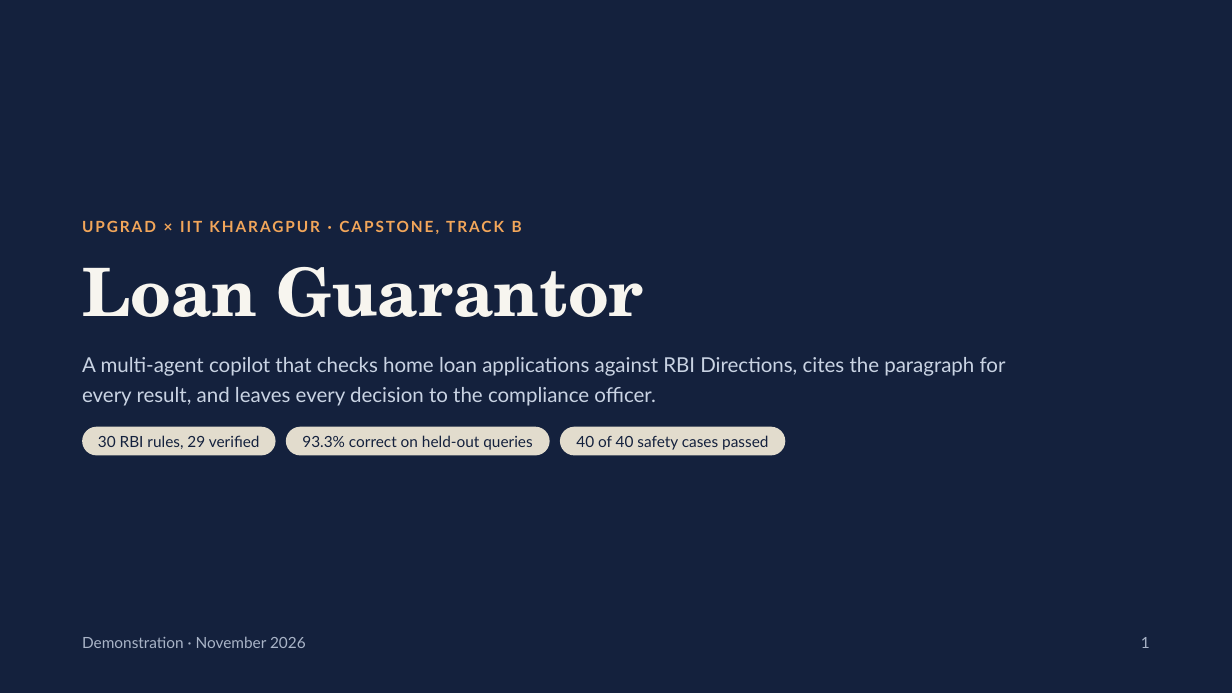
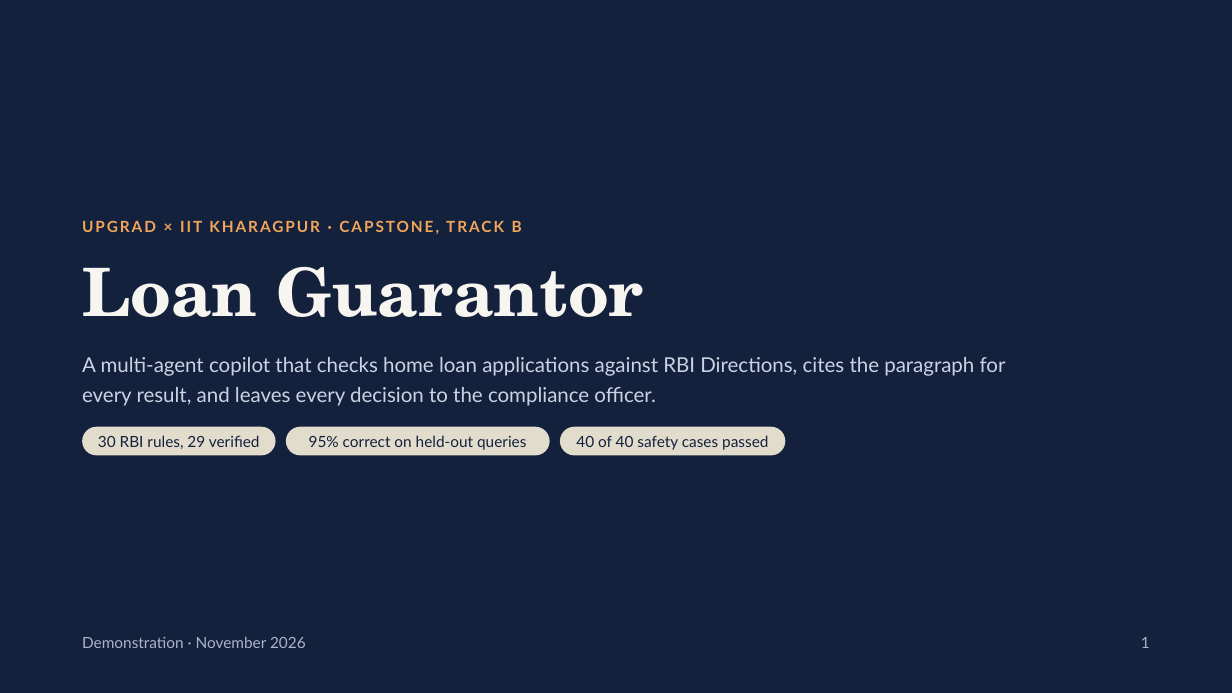
Before and after one commit to my-jamming-codes/KGP_GenAI_Achievers_Capstone, a slide deck: slide 1 of docs/images/Loan Guarantor Demo.pptx. Drawn at 1232x693 pixels with LibreOffice and Linux fonts; fonts in the diff are those of the drawing. Boxes give left, top, right and bottom in pixels: in the first picture for what was removed or moved away, otherwise in the second. Text is boxed around its words. In the diff, an @@ line names an element or a change of style, - is before the commit and + after.

```diff
--- a/docs/images/Loan Guarantor Demo.pptx
+++ b/docs/images/Loan Guarantor Demo.pptx
@@ text in rounded rectangle at bbox=[309, 435, 526, 450]: text changed @@
-93.3% correct on held-out queries
+95% correct on held-out queries
```
Also in this commit, not shown: 10 other slides changed, 24 other files.
